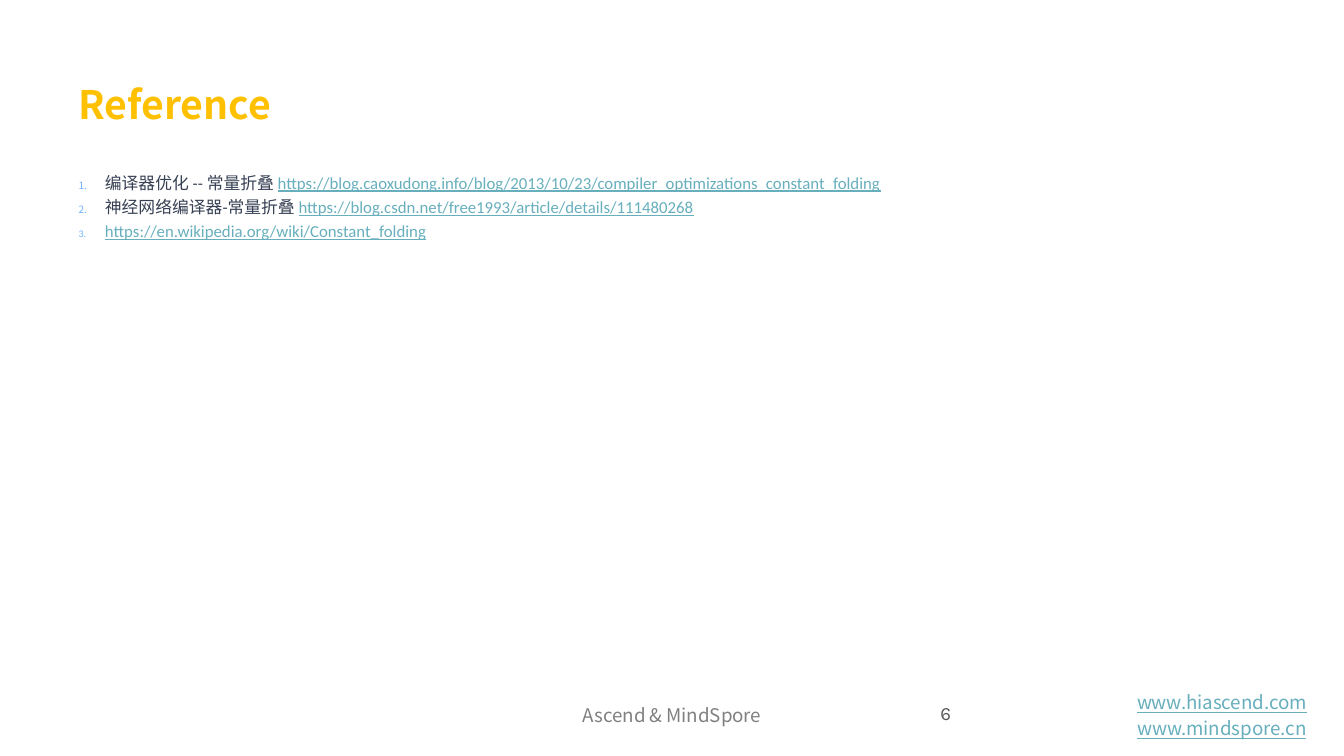
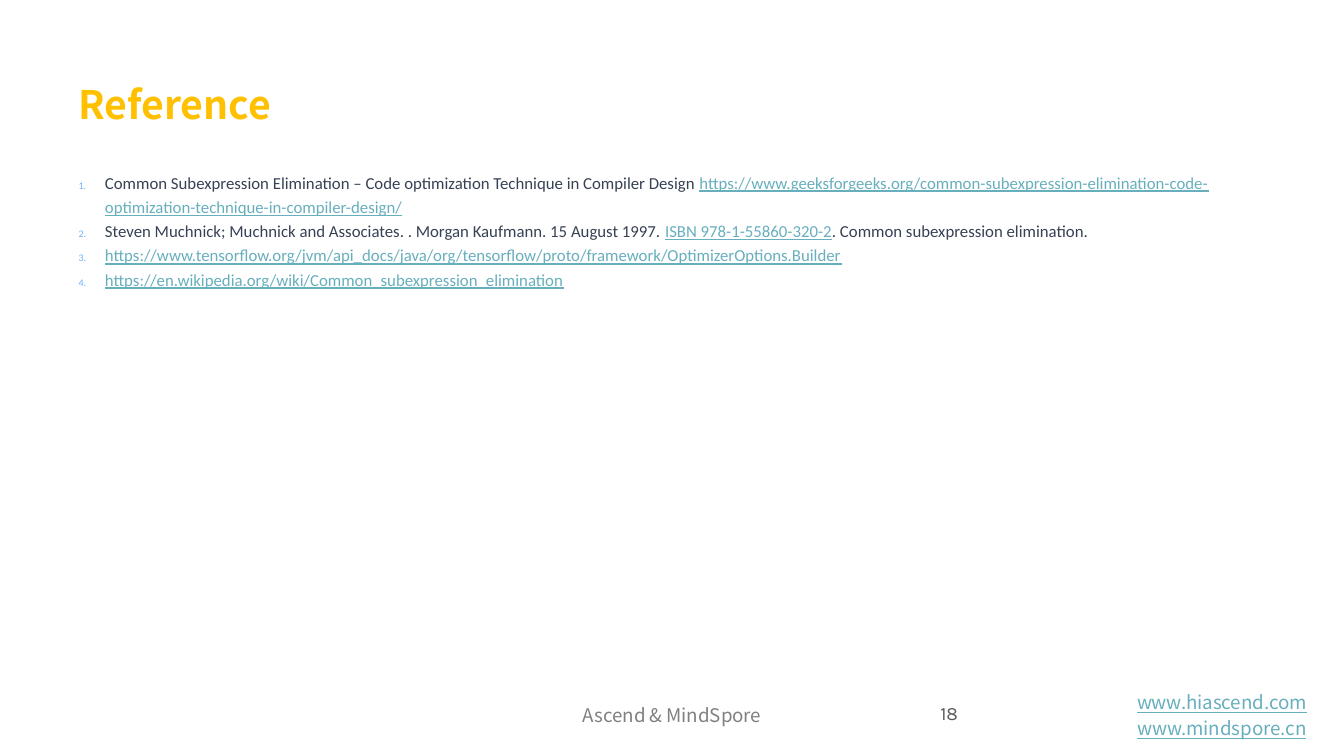
Before and after one commit to chenzomi12/AISystem, a slide deck: slide 18 of Compiler/04.FrontendOpt/07.cse.pptx (slide 6 before the commit). Drawn at 1344x756 pixels with LibreOffice and Linux fonts; fonts in the diff are those of the drawing; background and template pictures are left out. Boxes give left, top, right and bottom in pixels: in the first picture for what was removed or moved away, otherwise in the second. Text is boxed around its words. In the diff, an @@ line names an element or a change of style, - is before the commit and + after.

Commit message:
update frontend in compiler readme.md

```diff
--- a/Compiler/04.FrontendOpt/07.cse.pptx
+++ b/Compiler/04.FrontendOpt/07.cse.pptx
@@ text at (x1=105, y1=177, x2=1207, y2=289): text changed @@
-1. 编译器优化 -- 常量折叠 https://blog.caoxudong.info/blog/2013/10/23/compiler_optimizations_constant_folding
-2. 神经网络编译器-常量折叠 https://blog.csdn.net/free1993/article/details/111480268
-3. https://en.wikipedia.org/wiki/Constant_folding
+1. Common Subexpression Elimination – Code optimization Technique in Compiler Design https://www.geeksforgeeks.org/common-subexpression-elimination-code-optimization-technique-in-compiler-design/
+2. Steven Muchnick; Muchnick and Associates. . Morgan Kaufmann. 15 August 1997. ISBN 978-1-55860-320-2. Common subexpression elimination.
+3. https://www.tensorflow.org/jvm/api_docs/java/org/tensorflow/proto/framework/OptimizerOptions.Builder
+4. https://en.wikipedia.org/wiki/Common_subexpression_elimination
@@ page number at (x1=940, y1=708, x2=958, y2=720): text changed @@
-6
+18
```
Also in this commit, not shown: 1 other slide changed, 13 slides added, 1 slide removed, 19 other files.
